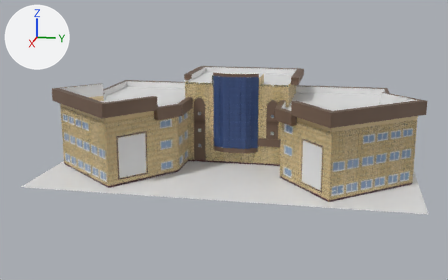
One commit to the Blender file Mr. Khorshidi Folder/Humanitis_Building_with_Color.blend: the scene before it, then after it.
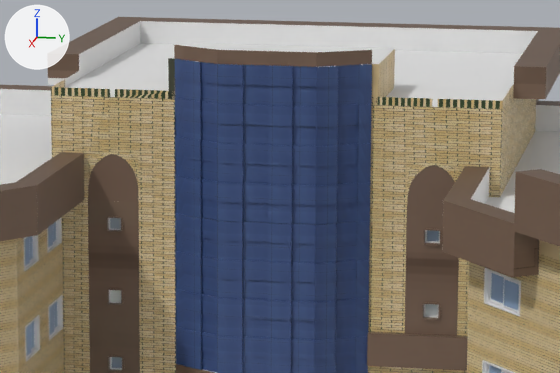
Each version appears first whole from a 50 mm camera at (30166.0, 5415.0, 8725.0) aimed at (649.0, -489.0, 1345.0), and next in a close-up on the part from 39% to 67% of the width and 22% to 53% of the height. Every picture has the same lights, and +X, +Y and +Z are marked at upper left. The older version's two pictures come first.
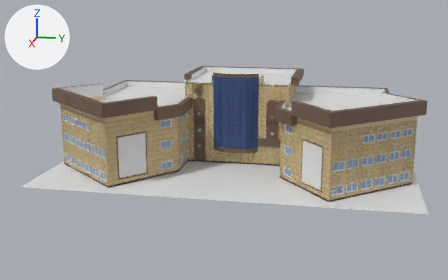
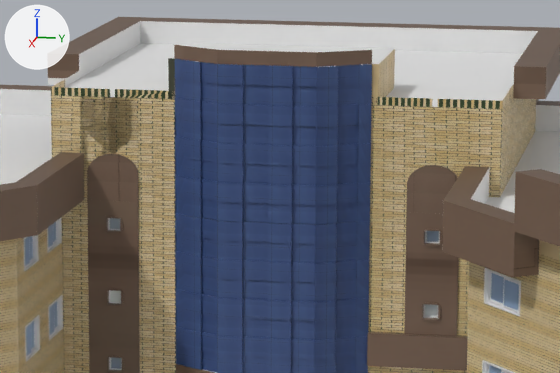
Boxes (x1, y1, x2, y2) around the edits, measured in the close-ups (560 x 373 px; the box of a moved part takes in the faces that stretch with it):
part 1 of me_cube_001, moved or reshaped: before (51, 95, 140, 373); after (51, 95, 175, 373)
part 2 of me_cube_001, moved or reshaped: before (405, 107, 502, 337); after (368, 105, 502, 337)

The change, as a list of edits to the scene's bpy script:
```text
Change me_cube_001:
    used by ob_cube; location = (-2193.0, 7.0, 2012.0); rotation_euler = (0.0, 0.0, 1.571), in degrees (0, 0, 90); scale = (26.0, 23.0, 20.0)
    remove me_cube_001.from_pydata(...)  # 4360 vertices, 4340 faces; spans x -115.0..114.0, y -116.0..117.0, z -100.0..131.0
    add me_cube_001.from_pydata(...)  # 4788 vertices, 4601 faces; spans x -115.0..114.0, y -116.0..117.0, z -100.0..131.0
    me_cube_001 part 1: 280 vertices moved from x -76.0..-68.0, y -101.0..-97.0, z -63.0..31.0 to x -79.0..-64.0, y -102.0..-98.0, z -96.0..31.0; 465 vertices removed from x -84.0..-58.0, y -101.0..-97.0, z -63.0..67.0; 672 vertices added at x -87.0..-60.0, y -102.0..-99.0, z -96.0..100.0
    me_cube_001 part 2: 178 vertices moved from x 66.0..75.0, y -101.0..-97.0, z -23.0..30.0 to x 63.0..75.0, y -102.0..-98.0, z -31.0..30.0; 297 vertices removed from x 60.0..83.0, y -101.0..-97.0, z -23.0..67.0; 518 vertices added at x 59.0..83.0, y -102.0..-98.0, z -31.0..79.0
```
